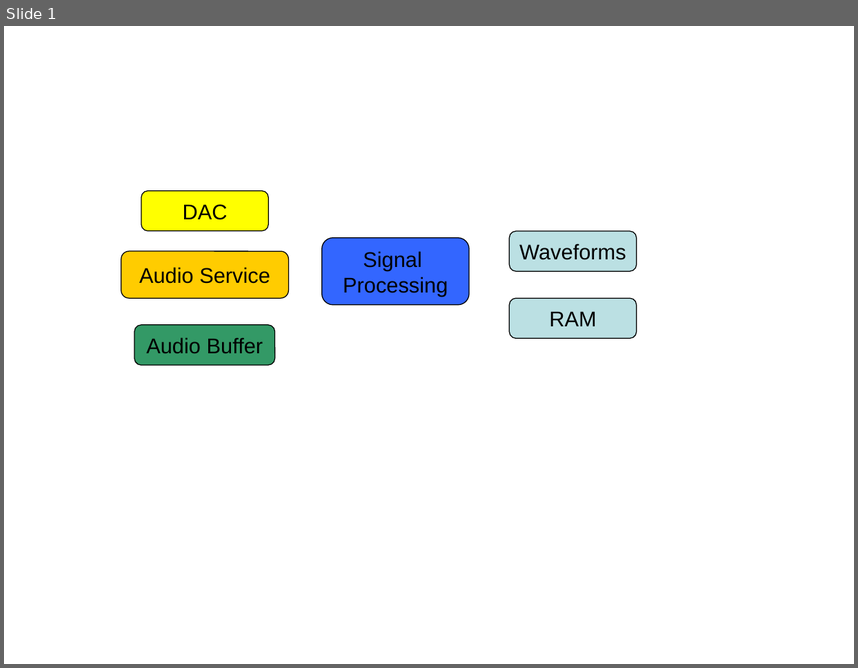
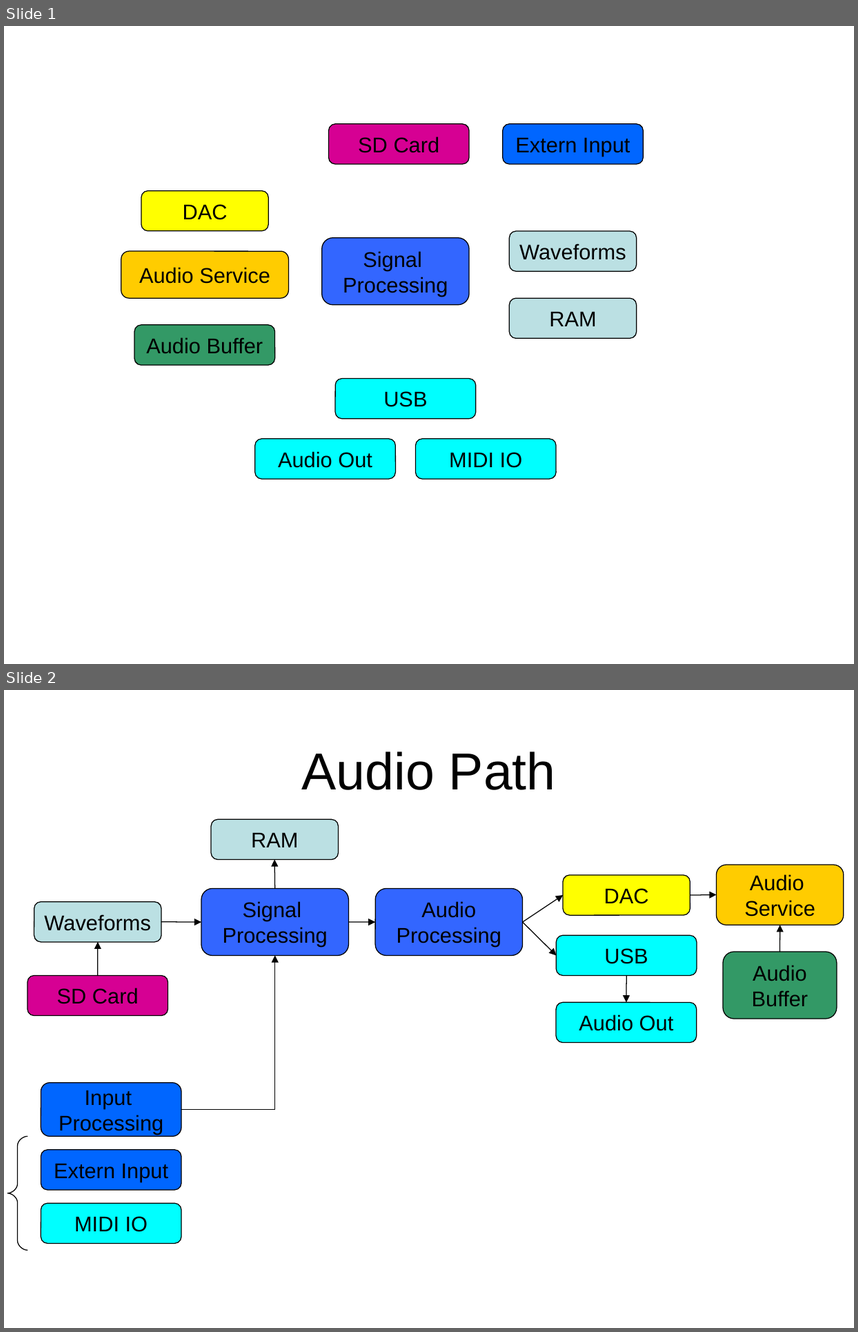
Before and after one commit to AdrianGin/pic-source, a slide deck: STMF4_Synth/STM32F4 Synth.ppt. Shown one above the other, each under a label of ours: slide 1 before the commit, slides 1 and 2 after it. The pictures are 858x668 and 858x1332 pixels, drawn with LibreOffice and Linux fonts; fonts in the diff are those of the drawing. Boxes give left, top, right and bottom in pixels: in the first picture for what was removed or moved away, otherwise in the second. Text is boxed around its words. In the diff, an @@ line names an element or a change of style, - is before the commit and + after.

```diff
--- a/STMF4_Synth/STM32F4 Synth.ppt
+++ b/STMF4_Synth/STM32F4 Synth.ppt
@@ slide 2 added at (4,690,854,1328), background #FFFFFF @@
@@ title added at (302,751,556,790), 44 pt, text #000000 @@
+Audio Path
@@ rounded rectangle added at (212,819,339,859), fill #BBE0E3, outline #000000 0.74 pt, 18 pt, text #000000 @@
+RAM
@@ arrow added from (275, 888) to (274, 859), #000000 0.74 pt @@
@@ rounded rectangle added at (562,876,690,915), fill #FFFF00, outline #000000 0.74 pt, 18 pt, text #000000 @@
+DAC
@@ rounded rectangle added at (716,865,844,925), fill #FFCC00, outline #000000 0.74 pt, 18 pt, text #000000 @@
+Audio
+Service
@@ rounded rectangle added at (201,888,348,955), fill #3366FF, outline #000000 0.74 pt, 18 pt, text #000000 @@
+Signal
+Processing
@@ rounded rectangle added at (375,888,523,955), fill #3366FF, outline #000000 0.74 pt, 18 pt, text #000000 @@
+Audio
+Processing
@@ arrow added from (523, 922) to (564, 895), #000000 0.74 pt @@
@@ arrow added from (690, 895) to (716, 895), #000000 0.74 pt @@
@@ rounded rectangle added at (34,902,161,942), fill #BBE0E3, outline #000000 0.74 pt, 18 pt, text #000000 @@
+Waveforms
@@ arrow added from (161, 922) to (201, 922), #000000 0.74 pt @@
@@ arrow added from (348, 922) to (375, 922), #000000 0.74 pt @@
@@ arrow added from (523, 922) to (557, 955), #000000 0.74 pt @@
@@ rounded rectangle added at (557,935,697,975), fill #00FFFF, outline #000000 0.74 pt, 18 pt, text #000000 @@
+USB
@@ arrow added from (780, 952) to (780, 925), #000000 0.74 pt @@
@@ arrow added from (98, 976) to (98, 942), #000000 0.74 pt @@
@@ elbow arrow added from (181, 1109) to (275, 955), #000000 0.74 pt @@
@@ rounded rectangle added at (723,952,837,1019), fill #339966, outline #000000 0.74 pt, 18 pt, text #000000 @@
+Audio
+Buffer
@@ rounded rectangle added at (27,976,168,1016), fill #D60093, outline #000000 0.74 pt, 18 pt, text #000000 @@
+SD Card
@@ arrow added from (626, 976) to (626, 1002), #000000 0.74 pt @@
@@ rounded rectangle added at (556,1002,696,1042), fill #00FFFF, outline #000000 0.74 pt, 18 pt, text #000000 @@
+Audio Out
@@ rounded rectangle added at (41,1083,181,1136), fill #0066FF, outline #000000 0.74 pt, 18 pt, text #000000 @@
+Input
+Processing
@@ freeform shape added at (7,1136,27,1250), outline #000000 0.74 pt @@
@@ rounded rectangle added at (41,1149,181,1189), fill #0066FF, outline #000000 0.74 pt, 18 pt, text #000000 @@
+Extern Input
@@ rounded rectangle added at (41,1203,181,1243), fill #00FFFF, outline #000000 0.74 pt, 18 pt, text #000000 @@
+MIDI IO
@@ slide 1 changed as well @@
@@ rounded rectangle added at (329,124,469,164), fill #D60093, outline #000000 0.74 pt, 18 pt, text #000000 @@
+SD Card
@@ rounded rectangle added at (503,124,643,164), fill #0066FF, outline #000000 0.74 pt, 18 pt, text #000000 @@
+Extern Input
@@ rounded rectangle added at (335,378,476,418), fill #00FFFF, outline #000000 0.74 pt, 18 pt, text #000000 @@
+USB
@@ rounded rectangle added at (254,439,395,478), fill #00FFFF, outline #000000 0.74 pt, 18 pt, text #000000 @@
+Audio Out
@@ rounded rectangle added at (415,439,556,478), fill #00FFFF, outline #000000 0.74 pt, 18 pt, text #000000 @@
+MIDI IO
```
Also in this commit, not shown: 3 other files.
